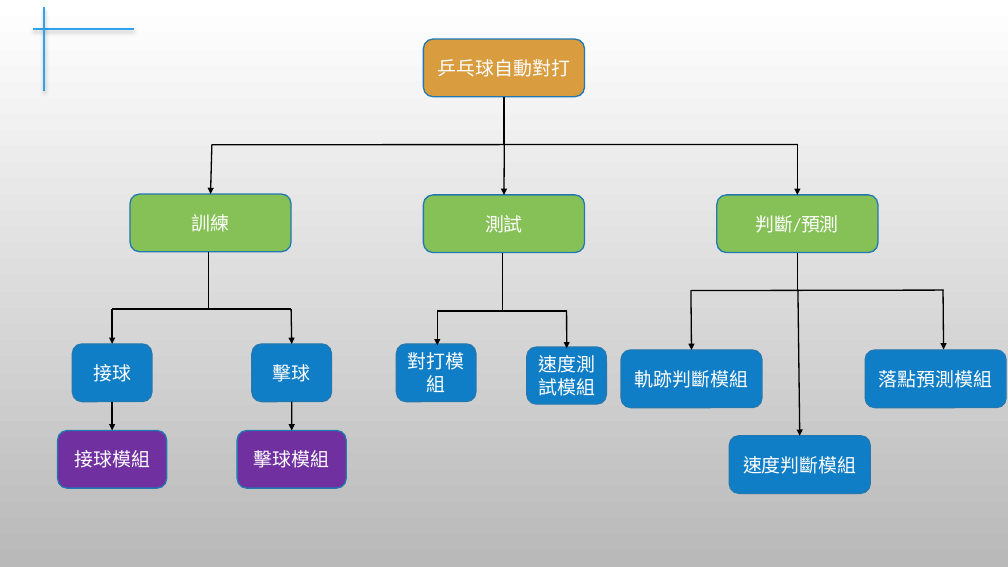
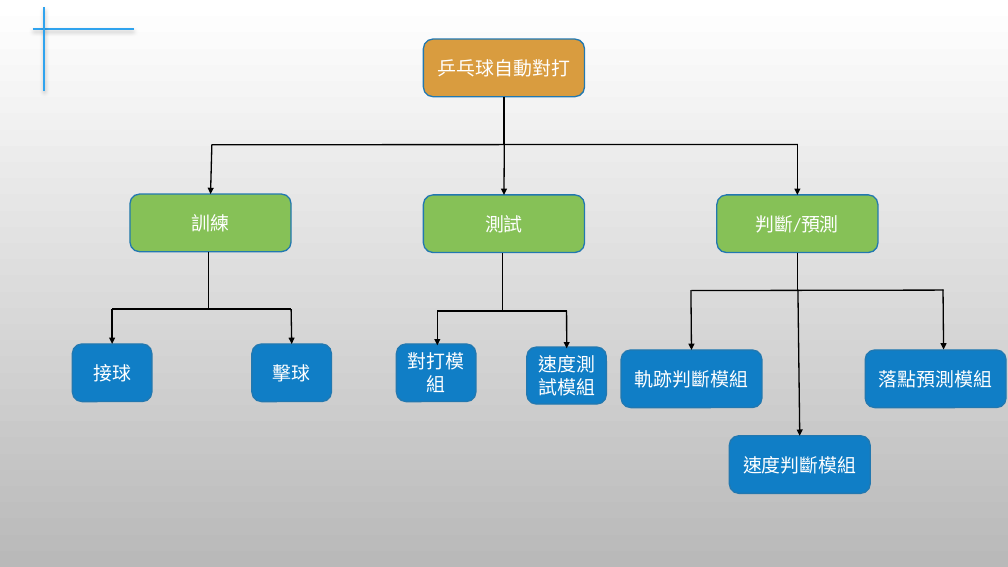
Before and after one commit to liang1127/Liang1127ML, a slide deck: slide 6 of HW5/機器學習實作乒乓球-專案管理.pptx. Drawn at 1008x567 pixels with LibreOffice and Linux fonts; fonts in the diff are those of the drawing; background and template pictures are left out. Boxes give left, top, right and bottom in pixels: in the first picture for what was removed or moved away, otherwise in the second. Text is boxed around its words. In the diff, an @@ line names an element or a change of style, - is before the commit and + after.

```diff
--- a/HW5/機器學習實作乒乓球-專案管理.pptx
+++ b/HW5/機器學習實作乒乓球-專案管理.pptx
@@ arrow removed from (112, 402) to (112, 430) @@
@@ arrow removed from (292, 402) to (292, 430) @@
@@ rounded rectangle removed at (x1=57, y1=430, x2=166, y2=488) @@
-接球模組
@@ rounded rectangle removed at (x1=237, y1=430, x2=346, y2=488) @@
-擊球模組
```
